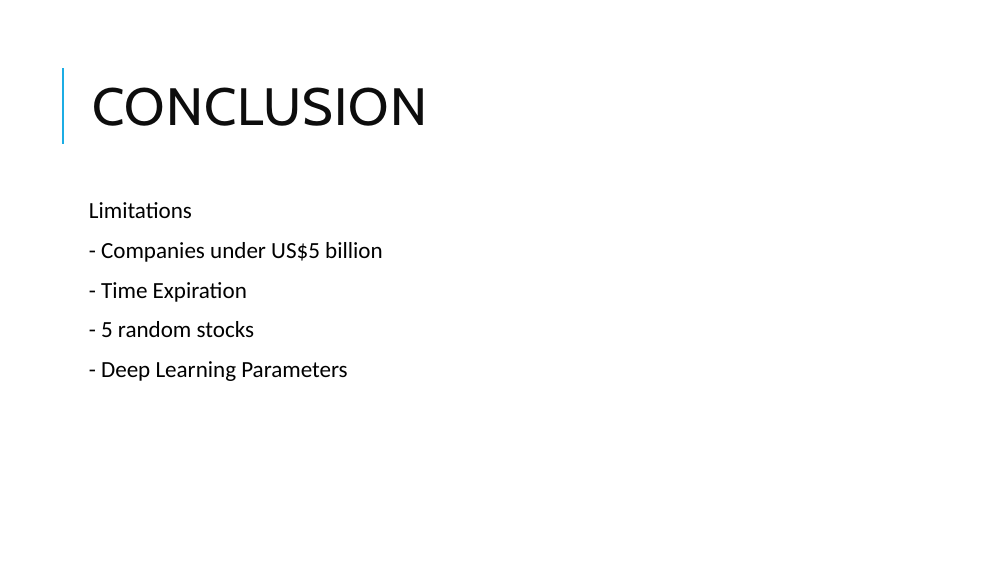
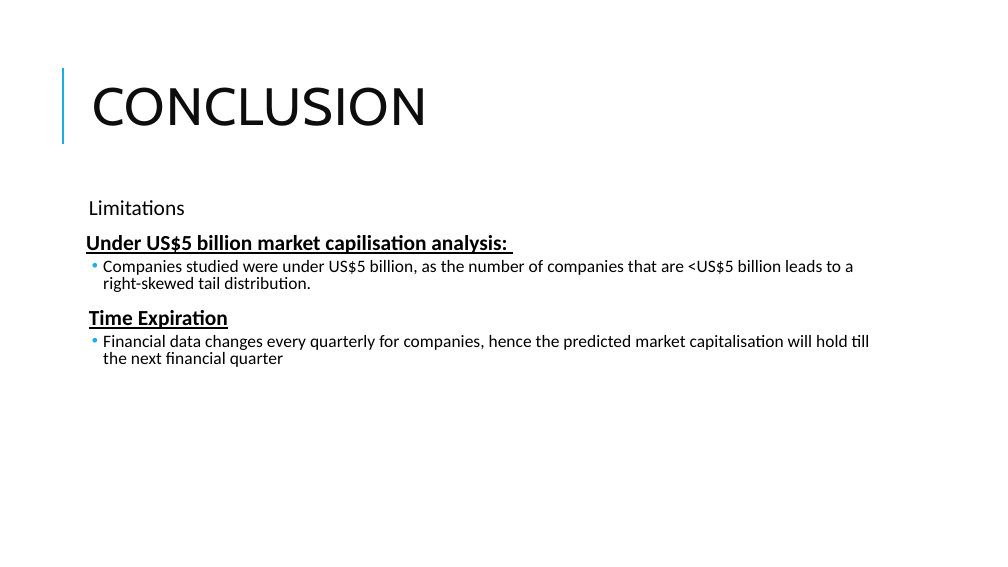
Before and after one commit to jerielwong/dsiPROJECTS, a slide deck: slide 20 of project capstone/Seeking Valuation in US listed companies.pptx (slide 21 before the commit). Drawn at 1008x567 pixels with LibreOffice and Linux fonts; fonts in the diff are those of the drawing. Boxes give left, top, right and bottom in pixels: in the first picture for what was removed or moved away, otherwise in the second. Text is boxed around its words. In the diff, an @@ line names an element or a change of style, - is before the commit and + after.

```diff
--- a/project capstone/Seeking Valuation in US listed companies.pptx
+++ b/project capstone/Seeking Valuation in US listed companies.pptx
@@ text at box(89, 200, 185, 215): size 22 to 20.4 pt in "Limitations"; line spacing 0.9 to 0.8 @@
@@ text at box(86, 235, 870, 367): text changed; size 22 to 16.6 pt @@
-  - Companies under US$5 billion
-  - Time Expiration
-  - 5 random stocks
-  - Deep Learning Parameters
+Under US$5 billion market capilisation analysis:
+  • Companies studied were under US$5 billion, as the number of companies that are <US$5 billion leads to a right-skewed tail distribution.
+  Time Expiration
+  • Financial data changes every quarterly for companies, hence the predicted market capitalisation will hold till the next financial quarter
```
Also in this commit, not shown: 12 other slides changed, 1 slide removed, 2 other files.
